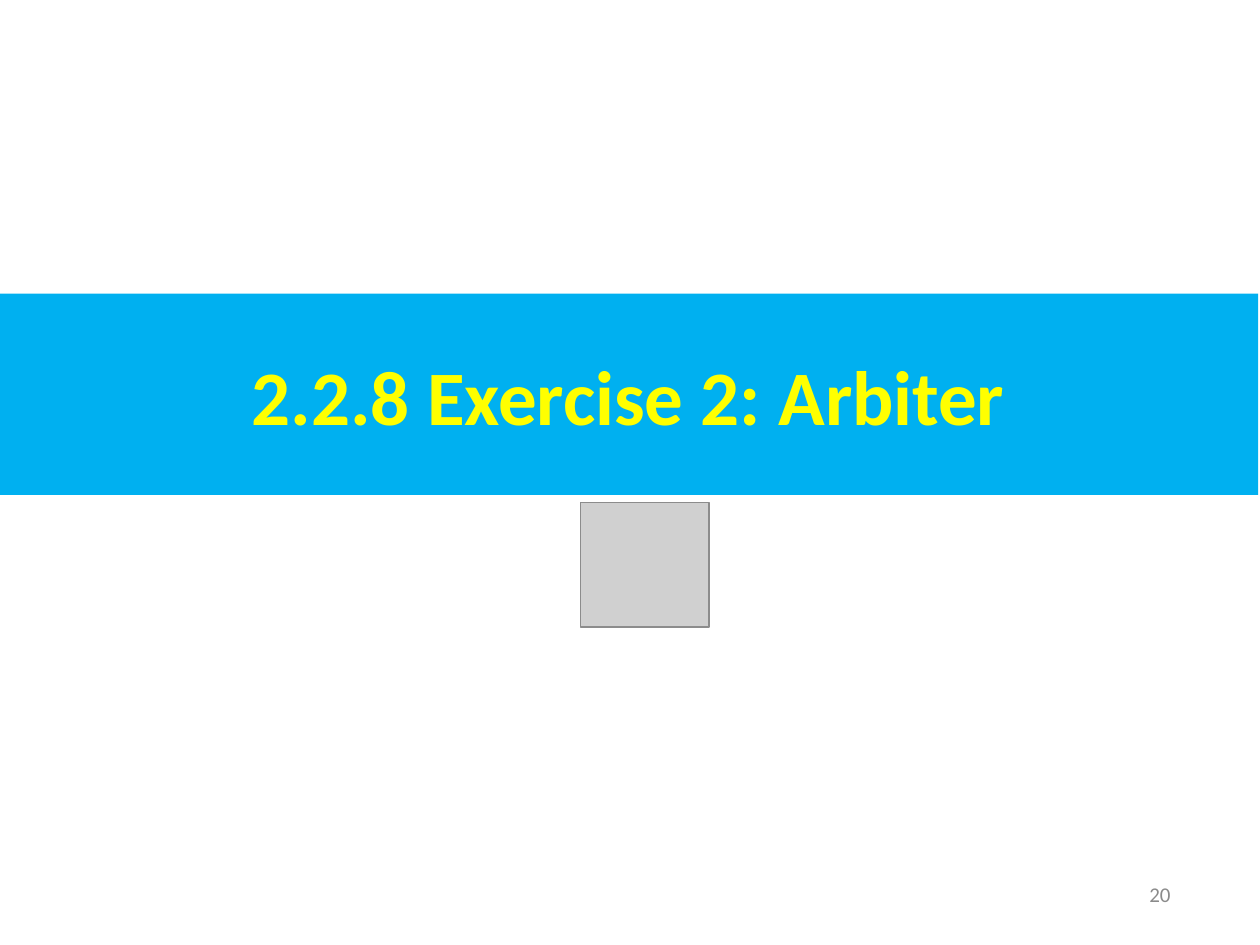
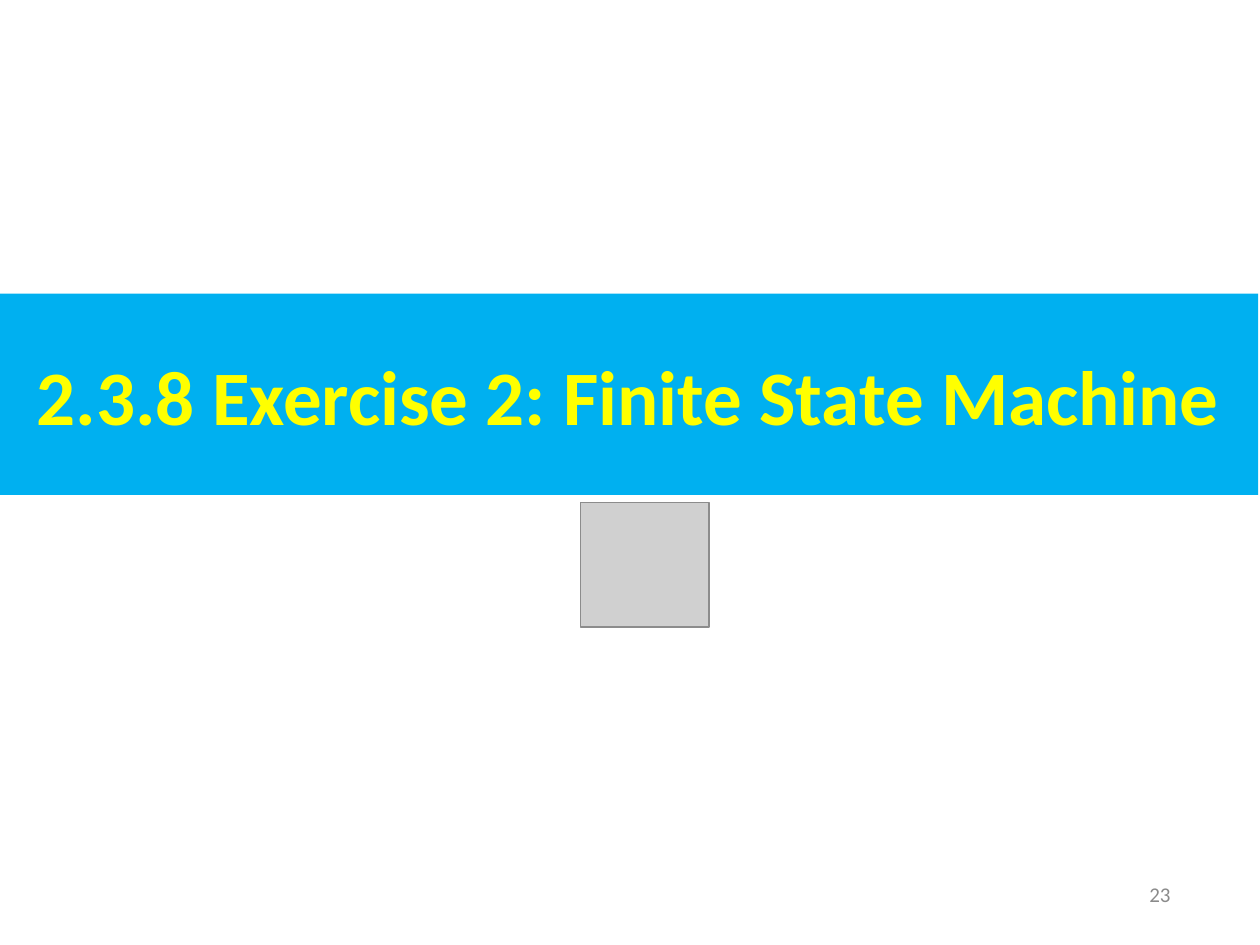
Before and after one commit to peterhchen/AIU_CS800_Chisel, a slide deck: slide 23 of 300_UCB_BC/002.3_Control_Flow/000_Video/002.3_Control_Flow.ppt (slide 20 before the commit). Drawn at 1260x945 pixels with LibreOffice and Linux fonts; fonts in the diff are those of the drawing; grey boxes stand for pictures. Boxes give left, top, right and bottom in pixels: in the first picture for what was removed or moved away, otherwise in the second. Text is boxed around its words. In the diff, an @@ line names an element or a change of style, - is before the commit and + after.

```diff
--- a/300_UCB_BC/002.3_Control_Flow/000_Video/002.3_Control_Flow.ppt
+++ b/300_UCB_BC/002.3_Control_Flow/000_Video/002.3_Control_Flow.ppt
@@ text in rectangle at box(37, 371, 1219, 426): text changed @@
-2.2.8 Exercise 2: Arbiter
+2.3.8 Exercise 2: Finite State Machine
@@ page number at box(1149, 888, 1170, 902): text changed @@
-20
+23
```
Also in this commit, not shown: 7 other slides changed, 17 slides added, 17 slides removed.
